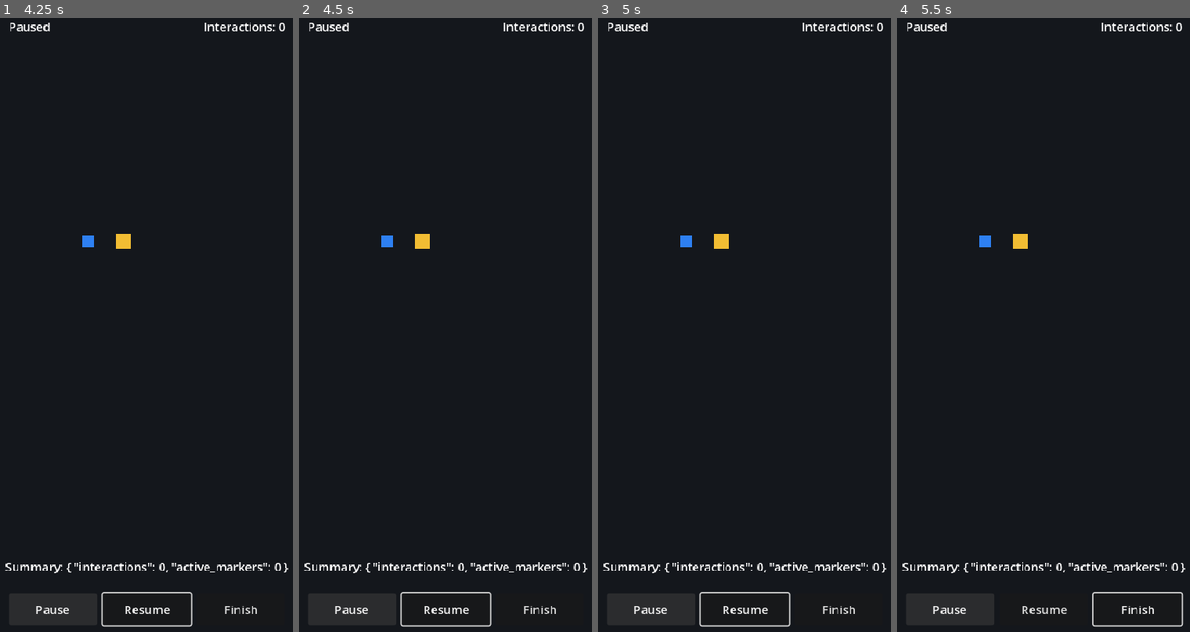
Above: before the commit, frames 1-4 (left to right).
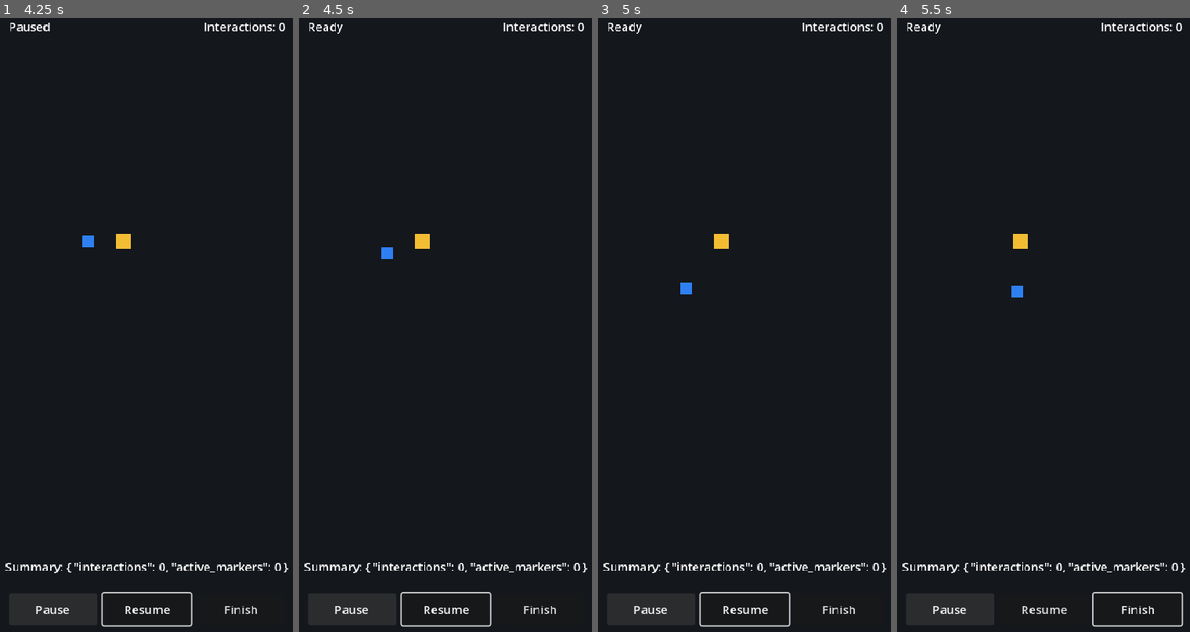
Above: after the commit, the same moments.

Repository: 0xkkun/pixel-godot-template
Game: Godot game, scene res://scenes/lobby/lobby.tscn
Two runs of this game, one before a commit and one after it. Both use one fixed random seed, a clock stepped at 60 frames per second and the inputs below.
Inputs:
- Up to frame 1 (4.25 s): click "Start" at 0.5 s; click "Resume" at 1.25 s; click "Finish" at 2 s; click "Pause" at 2.75 s; hold Right (ui_right) from 3.53 s (still down)
- Up to frame 2 (4.5 s): tap Enter at 4.25 s; release Right (ui_right) at 4.28 s; hold Down (ui_down) from 4.28 s (still down)
- Up to frame 3 (5 s): keep holding Down (ui_down)
- Up to frame 4 (5.5 s): release Down (ui_down) at 5.03 s; hold Right (ui_right) from 5.03 s (still down)

Frame 1 is identical in both runs. In frame 2, 0.3% of the frame differs, in the area x 4-33%, y 0-40%; in frame 3, 0.3%; in frame 4, 0.3%.

Commit message:
Fix review findings in template harness

Diff:
--- a/scripts/autoload/pool_manager.gd
+++ b/scripts/autoload/pool_manager.gd
@@ -5,7 +5,7 @@
 var _pool_scenes: Dictionary = {}
 var _available: Dictionary = {}
 var _active: Dictionary = {}
-var _default_parent: Node = null
+var _default_parents: Dictionary = {}
 
 
 func register_scene(
@@ -17,7 +17,7 @@
 	if not _active.has(pool_id):
 		_active[pool_id] = []
 	if parent != null:
-		_default_parent = parent
+		_default_parents[pool_id] = parent
 	for _i in range(warm_count):
 		var node := _instantiate(pool_id)
 		_deactivate(node)
@@ -35,7 +35,7 @@
 	else:
 		node = _available[pool_id].pop_back()
 
-	var target_parent := parent if parent != null else _default_parent
+	var target_parent: Node = parent if parent != null else _default_parents.get(pool_id, null)
 	if target_parent != null and node.get_parent() != target_parent:
 		if node.get_parent() != null:
 			node.get_parent().remove_child(node)
@@ -85,7 +85,7 @@
 	_pool_scenes.clear()
 	_available.clear()
 	_active.clear()
-	_default_parent = null
+	_default_parents.clear()
 
 
 func _instantiate(pool_id: StringName) -> Node:
--- a/scripts/ui/session_ui_root.gd
+++ b/scripts/ui/session_ui_root.gd
@@ -13,6 +13,7 @@
 
 
 func _ready() -> void:
+	process_mode = Node.PROCESS_MODE_ALWAYS
 	pause_button.set_meta("uat_action", "session.pause")
 	resume_button.set_meta("uat_action", "session.resume")
 	finish_button.set_meta("uat_action", "session.finish")
--- a/tests/integration/test_session_contract.gd
+++ b/tests/integration/test_session_contract.gd
@@ -13,6 +13,7 @@
 
 
 func after_each() -> void:
+	get_tree().paused = false
 	PoolManager.clear_all()
 	GameManager.reset_session()
 
@@ -44,3 +45,23 @@
 	_runner.assert_eq(GameManager.get_active_config()["source"], "preconfigured")
 
 	session.queue_free()
+
+
+func test_session_ui_can_resume_while_tree_is_paused() -> void:
+	var packed := load("res://scenes/session/session_root.tscn") as PackedScene
+	var session := packed.instantiate()
+	add_child(session)
+
+	var session_ui: CanvasLayer = session.get_node("%SessionUIRoot")
+	var resume_button: Button = session_ui.get_node("%ResumeButton")
+
+	session._on_pause_requested()
+	_runner.assert_true(get_tree().paused, "pause request pauses scene tree")
+	_runner.assert_eq(session_ui.process_mode, Node.PROCESS_MODE_ALWAYS)
+	_runner.assert_true(session_ui.can_process(), "session UI still processes while paused")
+	_runner.assert_true(resume_button.can_process(), "resume button still processes while paused")
+
+	session._on_resume_requested()
+	_runner.assert_false(get_tree().paused, "resume request unpauses scene tree")
+
+	session.queue_free()
--- a/tests/unit/test_pool_manager.gd
+++ b/tests/unit/test_pool_manager.gd
@@ -30,3 +30,23 @@
 	var second := PoolManager.acquire(&"sample_marker", self)
 	_runner.assert_true(first == second, "pool reuses released instance")
 	_runner.assert_eq(second.get_meta("pool_id"), &"sample_marker")
+
+
+func test_default_parent_is_scoped_to_pool_id() -> void:
+	var scene := load("res://scenes/interactables/sample_pooled_marker.tscn") as PackedScene
+	var first_parent := Node2D.new()
+	var second_parent := Node2D.new()
+	add_child(first_parent)
+	add_child(second_parent)
+
+	PoolManager.register_scene(&"first_marker", scene, 0, first_parent)
+	PoolManager.register_scene(&"second_marker", scene, 0, second_parent)
+
+	var first_marker := PoolManager.acquire(&"first_marker")
+	var second_marker := PoolManager.acquire(&"second_marker")
+
+	_runner.assert_eq(first_marker.get_parent(), first_parent)
+	_runner.assert_eq(second_marker.get_parent(), second_parent)
+
+	first_parent.queue_free()
+	second_parent.queue_free()
Not shown, changed: docs/environment.md
Not shown, changed: scripts/godot_headless.sh
Not shown, changed: scripts/verify_godot_output.py
Not shown, changed: scripts/verify_quick.sh
